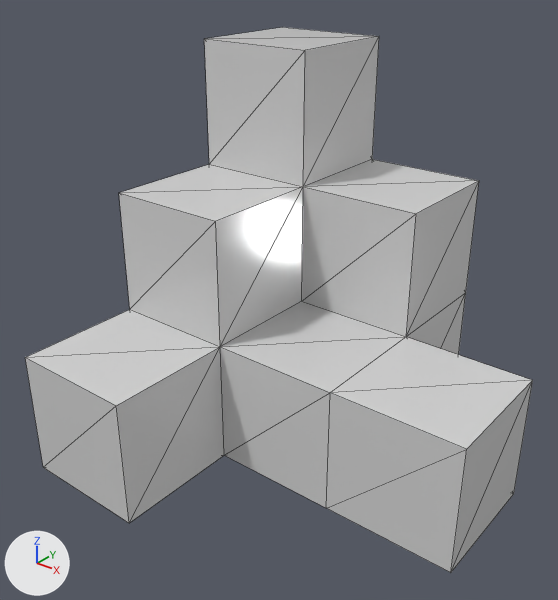
The glTF model static/river_white.glb, before and after one commit.
One viewpoint serves both versions: a camera (50 mm lens) standing at (0.995, -1.386, 0.772) and looking at (-0.056, -0.072, -0.043). Arrows for +X, +Y and +Z are at lower left; the lights stay in place. Mesh edges are drawn as thin lines. Vertices at the same position are counted once.

Names of what the first picture shows: 'river_1'.
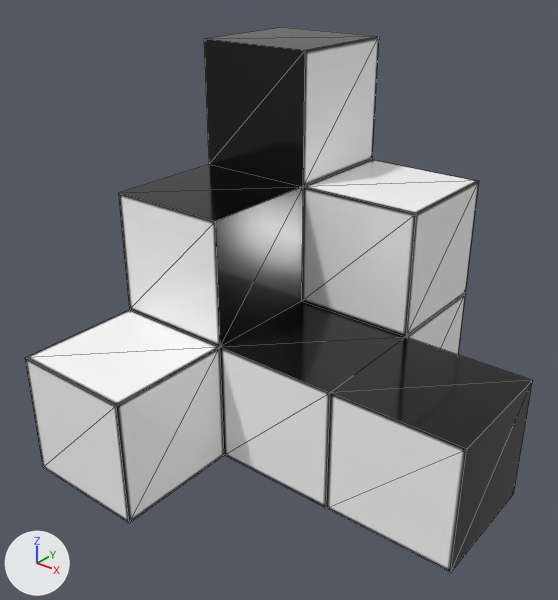
Where the newer file only moved an object's origin or applied its transform, the numbers keep the older frame.

Location of each change, (x1, y1, x2, y2) in pixels of the pictures (558 x 600 px):
'river_1', surface changed: (25, 27, 533, 572) in both

What the commit changed:
Picture 'cube1' (img_cube1) is new.
In material 'wall.001' (mat_wall_001), base_color is no longer (0.666, 0.666, 0.666), light grey #d5d5d5.
In material 'wall.001' (mat_wall_001), texture is now set to img_cube1.
me_plane has 38 vertices, 72 faces and spans x -0.5..0.5, y -0.5..0.5, z 0.0..1.0.
me_plane is used by ob_river_1; location (0.0, 0.0, -0.5).
me_plane part 1: texture (UV) coordinates of 72 of 72 faces, centred in x -0.5..0.5, y -0.5..0.5, z 0.0..1.0, changed; they spanned u 0.0..1.0, v 0.0..1.0 and now span u 0.34..0.68, v 0.33..0.67.
